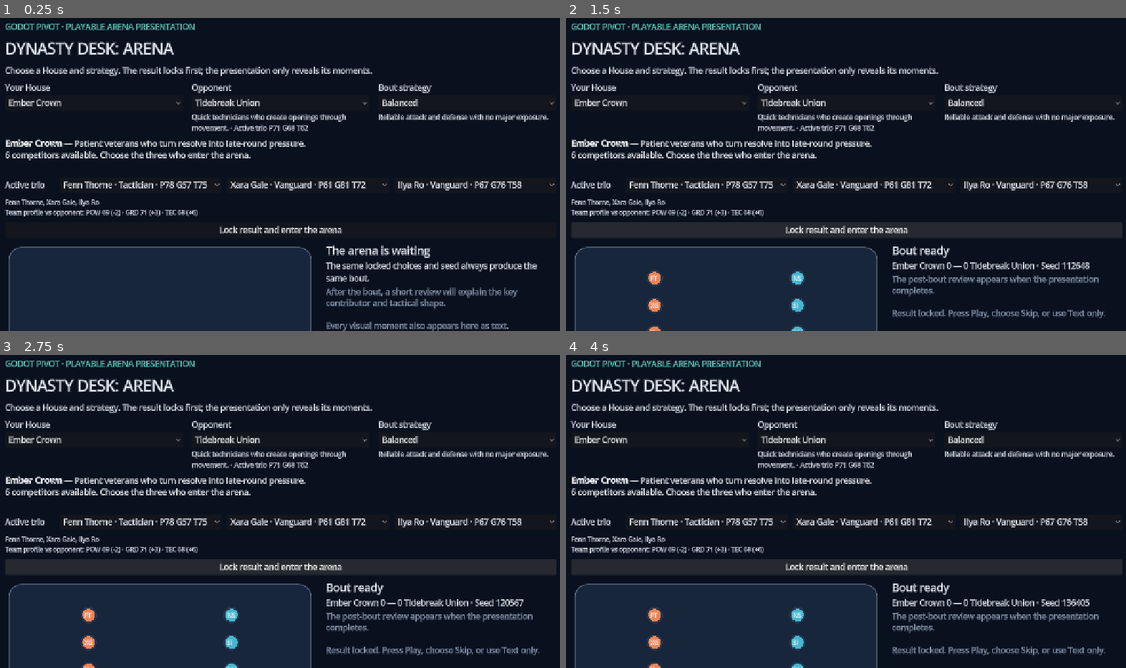
Above: before the commit, frames 1-4 (two rows, left to right).
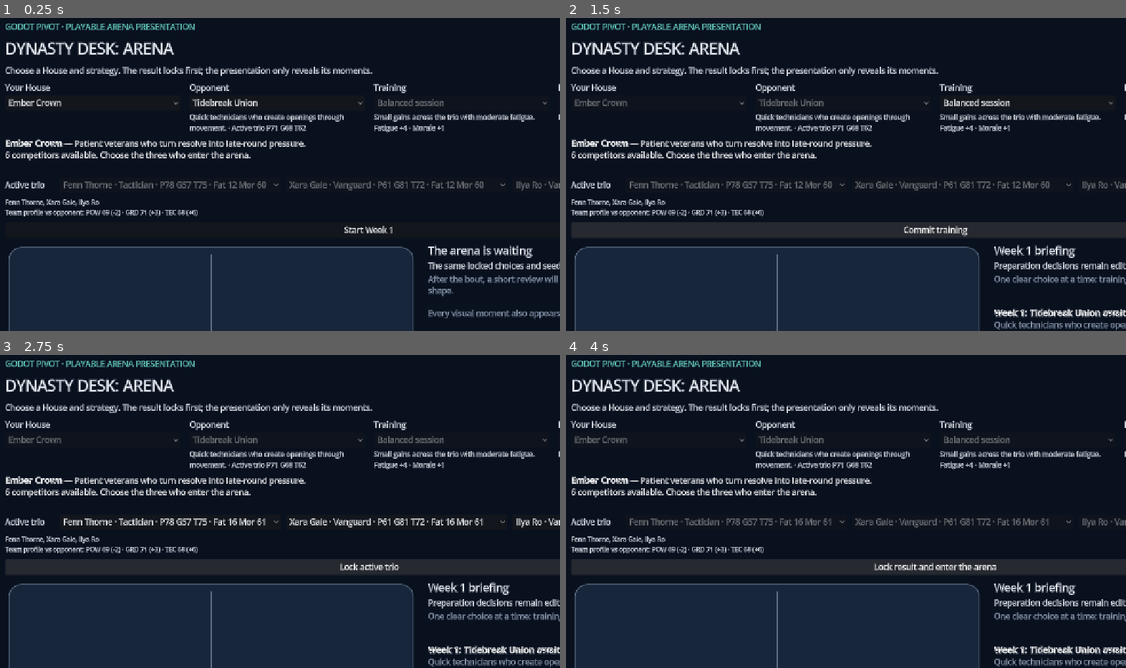
Above: after the commit, the same moments.

Repository: MightyOwl1484/dynasty-desk
Game: Godot game, scene res://main.tscn
Same seed, same stepped clock (60 frames per second), same inputs: the game is played once before the commit and once after it.
Inputs (mouse positions are in pixels of both pictures, inside the frame that each line leads up to):
- Up to frame 1 (0.25 s): no input
- Up to frame 2 (1.5 s): click (935, 230) at 0.5 s, where only the run after the commit has a clickable "Start Week 1"; click (935, 230) at 1.25 s, where only the run after the commit has a clickable "Open training plan"
- Up to frame 3 (2.75 s): click (369, 567) at 2 s, where only the run after the commit has a clickable "Commit training"
- Up to frame 4 (4 s): click (935, 567) at 2.75 s, where only the run after the commit has a clickable "Lock active trio"; click (935, 567) at 3.5 s, where only the run after the commit has a clickable "Lock strategy"

The runs differ from the first frame. In frame 1, 10% of the frame differs, in the area x 11-100%, y 21-100%; in frame 2, 11%; in frame 3, 10%; in frame 4, 11%, in the area x 1-100%, y 21-100%.

Commit message:
Guide players through the weekly loop

Diff:
--- a/game/src/main.gd
+++ b/game/src/main.gd
@@ -5,6 +5,7 @@
 const BoutAnalysisScript = preload("res://src/simulation/bout_analysis.gd")
 const ArenaPresentationScript = preload("res://src/presentation/arena_presentation.gd")
 const ArenaViewScript = preload("res://src/presentation/arena_view.gd")
+const WeeklyCycleScript = preload("res://src/application/weekly_cycle.gd")
 const SPEEDS: Array[float] = [1.0, 2.0, 4.0]
 
 var _houses: Array[Dictionary] = []
@@ -13,11 +14,16 @@
 var _revealed_events: Array[Dictionary] = []
 var _seed: int = 104729
 var _speed_index: int = 0
+var _week_number: int = 1
+var _week_state: Dictionary = {}
+var _career_house: Dictionary = {}
 
 var _house_picker: OptionButton
 var _opponent_picker: OptionButton
 var _opponent_summary: Label
 var _strategy_picker: OptionButton
+var _training_picker: OptionButton
+var _training_summary: Label
 var _lineup_pickers: Array[OptionButton] = []
 var _strategy_summary: Label
 var _house_summary: RichTextLabel
@@ -32,6 +38,7 @@
 var _speed_button: Button
 var _skip_button: Button
 var _replay_button: Button
+var _advance_button: Button
 var _reduced_motion: CheckButton
 var _text_only: CheckButton
 var _presentation_timer: Timer
@@ -43,6 +50,8 @@
 	_build_interface()
 	_update_house_summary(0)
 	_update_strategy_summary(0)
+	_update_training_summary(0)
+	_sync_week_controls()
 
 
 func _build_theme() -> void:
@@ -94,6 +103,7 @@
 	page.add_child(setup)
 	_build_house_picker(setup)
 	_build_opponent_picker(setup)
+	_build_training_picker(setup)
 	_build_strategy_picker(setup)
 
 	_house_summary = RichTextLabel.new()
@@ -104,11 +114,11 @@
 	page.add_child(_house_summary)
 	_build_lineup_picker(page)
 
-	var resolve_button := Button.new()
-	resolve_button.text = "Lock result and enter the arena"
-	resolve_button.accessibility_name = "Resolve the exhibition bout and prepare its presentation"
-	resolve_button.pressed.connect(_resolve_exhibition)
-	page.add_child(resolve_button)
+	_advance_button = Button.new()
+	_advance_button.text = "Start Week 1"
+	_advance_button.accessibility_name = "Advance the guided weekly management flow"
+	_advance_button.pressed.connect(_advance_week)
+	page.add_child(_advance_button)
 
 	var match_area := HBoxContainer.new()
 	match_area.add_theme_constant_override("separation", 24)
@@ -153,6 +163,26 @@
 	_opponent_summary.autowrap_mode = TextServer.AUTOWRAP_WORD_SMART
 	_opponent_summary.add_theme_font_size_override("font_size", 15)
 	column.add_child(_opponent_summary)
+
+
+func _build_training_picker(parent: HBoxContainer) -> void:
+	var column := VBoxContainer.new()
+	column.size_flags_horizontal = Control.SIZE_EXPAND_FILL
+	parent.add_child(column)
+	var label := Label.new()
+	label.text = "Training"
+	column.add_child(label)
+	_training_picker = OptionButton.new()
+	_training_picker.accessibility_name = "Choose this week's training focus"
+	for option in WeeklyCycleScript.training_options():
+		_training_picker.add_item(option["label"])
+		_training_picker.set_item_metadata(_training_picker.item_count - 1, option["id"])
+	_training_picker.item_selected.connect(_update_training_summary)
+	column.add_child(_training_picker)
+	_training_summary = Label.new()
+	_training_summary.autowrap_mode = TextServer.AUTOWRAP_WORD_SMART
+	_training_summary.add_theme_font_size_override("font_size", 15)
+	column.add_child(_training_summary)
 
 
 func _build_strategy_picker(parent: HBoxContainer) -> void:
@@ -304,9 +334,10 @@
 		var picker := _lineup_pickers[slot]
 		picker.clear()
 		for competitor in house["roster"]:
-			picker.add_item("%s · %s · P%d G%d T%d" % [
+			picker.add_item("%s · %s · P%d G%d T%d · Fat %d Mor %d" % [
 				competitor["name"], str(competitor.get("archetype", "competitor")).capitalize(),
-				competitor["power"], competitor["guard"], competitor["technique"]
+				competitor["power"], competitor["guard"], competitor["technique"],
+				competitor.get("fatigue", 12), competitor.get("morale", 60)
 			])
 			picker.set_item_metadata(picker.item_count - 1, competitor["id"])
 		picker.select(mini(slot, picker.item_count - 1))
@@ -329,7 +360,7 @@
 func _update_lineup_summary(_index: int = 0) -> void:
 	if not _lineup_summary or _lineup_pickers.is_empty():
 		return
-	var house: Dictionary = _houses[_house_picker.selected]
+	var house: Dictionary = _active_house()
 	var selected: Array[Dictionary] = _selected_lineup(house)
 	var names: Array[String] = []
 	for competitor in selected:
@@ -357,19 +388,64 @@
 	_strategy_summary.text = descriptions[index]
 
 
-func _resolve_exhibition() -> void:
+func _update_training_summary(index: int) -> void:
+	var plan_id: String = str(_training_picker.get_item_metadata(index))
+	var plan: Dictionary = WeeklyCycleScript.TRAINING_PLANS[plan_id]
+	_training_summary.text = "%s Fatigue %+d · Morale %+d" % [
+		plan["description"], plan["fatigue"], plan["morale"]
+	]
+
+
+func _advance_week() -> void:
+	if _week_state.is_empty():
+		_start_week()
+	elif _week_state["phase"] == "briefing":
+		_week_state = WeeklyCycleScript.acknowledge_briefing(_week_state)
+		_status_label.text = "Choose one training tradeoff for this week."
+	elif _week_state["phase"] == "training":
+		var plan_id: String = str(_training_picker.get_item_metadata(_training_picker.selected))
+		_week_state = WeeklyCycleScript.choose_training(_week_state, plan_id)
+		_populate_lineup(_week_state["house"])
+		_status_label.text = "Training committed. Choose three different competitors."
+	elif _week_state["phase"] == "lineup":
+		var selected_lineup := _selected_lineup(_week_state["house"])
+		if _lineup_has_duplicates(selected_lineup):
+			_status_label.text = "Choose three different competitors before locking the lineup."
+			return
+		var lineup_ids: Array = selected_lineup.map(func(competitor: Dictionary) -> String: return competitor["id"])
+		_week_state = WeeklyCycleScript.choose_lineup(_week_state, lineup_ids)
+		_status_label.text = "Lineup locked. Choose the tactical approach."
+	elif _week_state["phase"] == "strategy":
+		var strategy: String = _strategy_picker.get_item_text(_strategy_picker.selected).to_lower()
+		_week_state = WeeklyCycleScript.choose_strategy(_week_state, strategy)
+		_status_label.text = "Choices locked. The deterministic result is ready to resolve."
+	elif _week_state["phase"] == "bout":
+		_resolve_week_bout()
+	elif _week_state["phase"] == "news":
+		_close_week()
+	_sync_week_controls()
+
+
+func _start_week() -> void:
+	var source_house: Dictionary = _career_house if not _career_house.is_empty() else _houses[_house_picker.selected]
+	_week_state = WeeklyCycleScript.start_week(source_house, _selected_opponent(), _week_number, _seed)
+	var briefing: Dictionary = _week_state["news"][0]
+	_status_label.text = "%s · %s" % [briefing["headline"], briefing["body"]]
+	_event_log.text = "[b]%s[/b]\n[color=#92a1b7]%s[/color]" % [briefing["headline"], briefing["body"]]
+	_result_heading.text = "Week %d briefing" % _week_number
+	_score_label.text = "Preparation decisions remain editable until each phase is locked."
+	_explanation_label.text = "[color=#92a1b7]One clear choice at a time: training, lineup, strategy, then the arena.[/color]"
+	_set_presentation_controls_enabled(false)
+
+
+func _resolve_week_bout() -> void:
 	_presentation_timer.stop()
-	var selected_index: int = _house_picker.selected
-	var source_house: Dictionary = _houses[selected_index]
-	var selected_lineup := _selected_lineup(source_house)
-	if _lineup_has_duplicates(selected_lineup):
-		_status_label.text = "Choose three different competitors before entering the arena."
-		return
-	var player_house: Dictionary = source_house.duplicate(true)
-	player_house["roster"] = selected_lineup
-	var opponent_house: Dictionary = _selected_opponent()
-	var strategy: String = _strategy_picker.get_item_text(_strategy_picker.selected).to_lower()
-	_last_result = ArenaMatchResolverScript.resolve_bout(player_house, opponent_house, _seed, strategy, "balanced")
+	_week_state = WeeklyCycleScript.resolve_bout(_week_state)
+	_last_result = _week_state["result"]
+	var player_house: Dictionary = _week_state["house"].duplicate(true)
+	player_house["roster"] = _selected_lineup(_week_state["house"])
+	var opponent_house: Dictionary = _week_state["opponent"].duplicate(true)
+	opponent_house["roster"] = opponent_house["roster"].slice(0, 3)
 	_presentation.load_result(_last_result)
 	_arena_view.configure(player_house, opponent_house)
 	_revealed_events.clear()
@@ -381,7 +457,46 @@
 	_play_button.text = "Play"
 	_set_presentation_controls_enabled(true)
 	_replay_button.disabled = true
+	_advance_button.disabled = true
+
+
+func _close_week() -> void:
+	_week_state = WeeklyCycleScript.acknowledge_news(_week_state)
+	_career_house = _week_state["house"].duplicate(true)
+	if _career_house.get("color") is String:
+		_career_house["color"] = Color(_career_house["color"])
+	_week_number += 1
 	_seed += 7919
+	_week_state.clear()
+	_populate_opponents(_career_house["id"])
+	_populate_lineup(_career_house)
+	_house_summary.text = "[b]%s[/b] — Week %d ready\nFatigue, morale, and form now carry into the next decision." % [
+		_career_house["name"], _week_number
+	]
+	_status_label.text = "Week complete. Start Week %d when ready." % _week_number
+	_set_presentation_controls_enabled(false)
+
+
+func _sync_week_controls() -> void:
+	var phase: String = "setup" if _week_state.is_empty() else str(_week_state["phase"])
+	_house_picker.disabled = not _career_house.is_empty() or phase != "setup"
+	_opponent_picker.disabled = phase != "setup"
+	_training_picker.disabled = phase != "training"
+	_strategy_picker.disabled = phase != "strategy"
+	for picker in _lineup_pickers:
+		picker.disabled = phase != "lineup"
+	_advance_button.disabled = phase == "recovery"
+	var labels := {
+		"setup": "Start Week %d" % _week_number,
+		"briefing": "Open training plan",
+		"training": "Commit training",
+		"lineup": "Lock active trio",
+		"strategy": "Lock strategy",
+		"bout": "Lock result and enter the arena",
+		"recovery": "Bout in progress",
+		"news": "Close Week %d" % _week_number
+	}
+	_advance_button.text = labels.get(phase, "Continue")
 
 
 func _toggle_playback() -> void:
@@ -471,6 +586,12 @@
 	_replay_button.disabled = false
 	var analysis := BoutAnalysisScript.summarize(_last_result, home_house, away_house)
 	_explanation_label.text = "[b]Why it happened[/b]\n%s\n[color=#92a1b7]%s[/color]" % [analysis["headline"], analysis["detail"]]
+	if not _week_state.is_empty() and _week_state["phase"] == "recovery":
+		_week_state = WeeklyCycleScript.apply_recovery(_week_state)
+		var story: Dictionary = _week_state["news"][-1]
+		_explanation_label.text += "\n[b]Week consequence[/b]\n%s" % story["headline"]
+		_status_label.text = "Recovery applied. Review the result, then close the week."
+		_sync_week_controls()
 	_event_log.grab_focus()
 
 
@@ -497,11 +618,21 @@
 
 
 func _house_by_id(house_id: String) -> Dictionary:
+	if not _career_house.is_empty() and _career_house["id"] == house_id:
+		return _career_house
 	for house in _houses:
 		if house["id"] == house_id:
 			return house
 	assert(false, "Unknown House id")
 	return {}
+
+
+func _active_house() -> Dictionary:
+	if not _week_state.is_empty():
+		return _week_state["house"]
+	if not _career_house.is_empty():
+		return _career_house
+	return _houses[_house_picker.selected]
 
 
 func _selected_opponent() -> Dictionary:
Not shown, changed: README.md
Not shown, changed: docs/ARCHITECTURE.md
Not shown, changed: docs/GAMEPLAY_REVIEW.md
Not shown, changed: docs/ROADMAP.md
